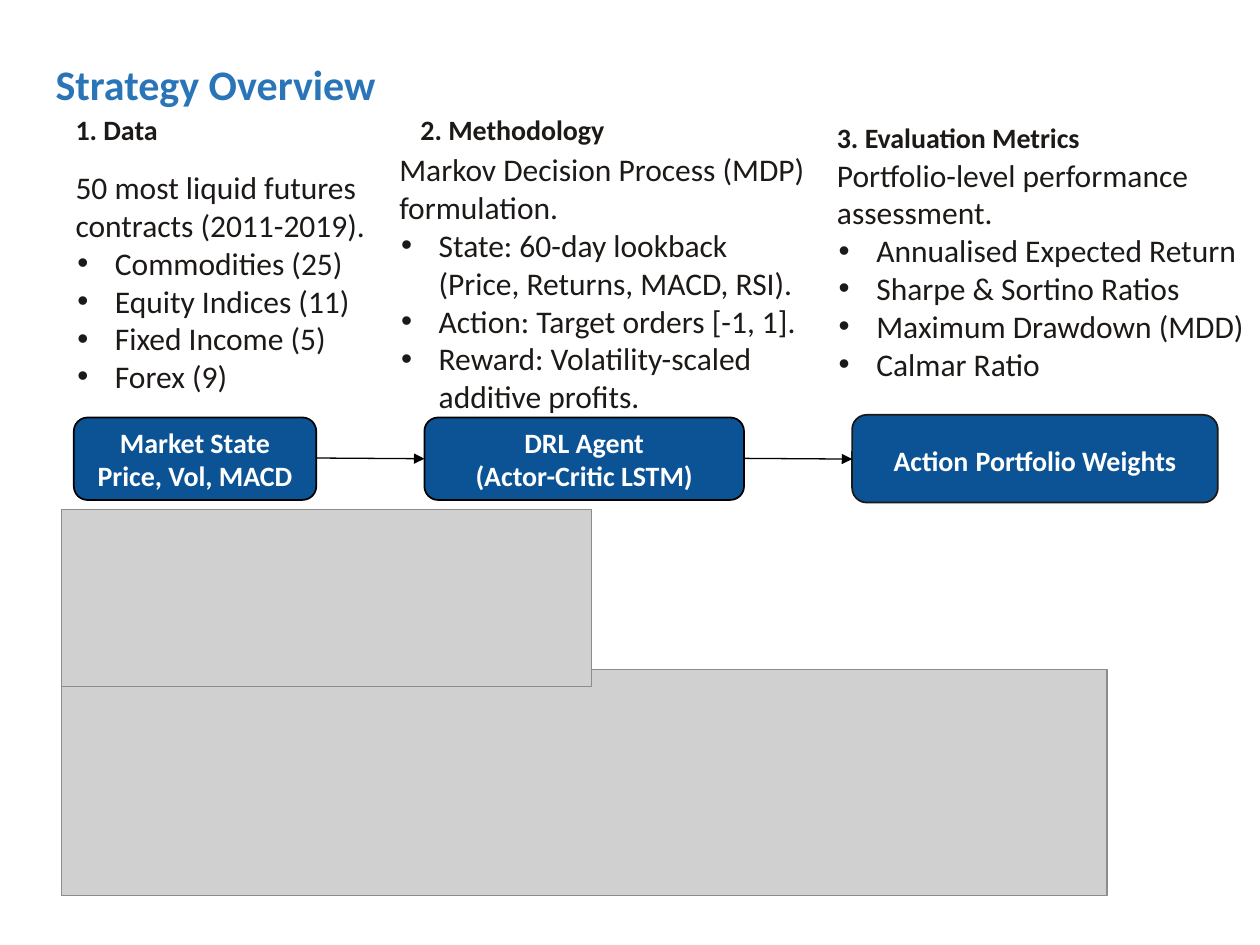
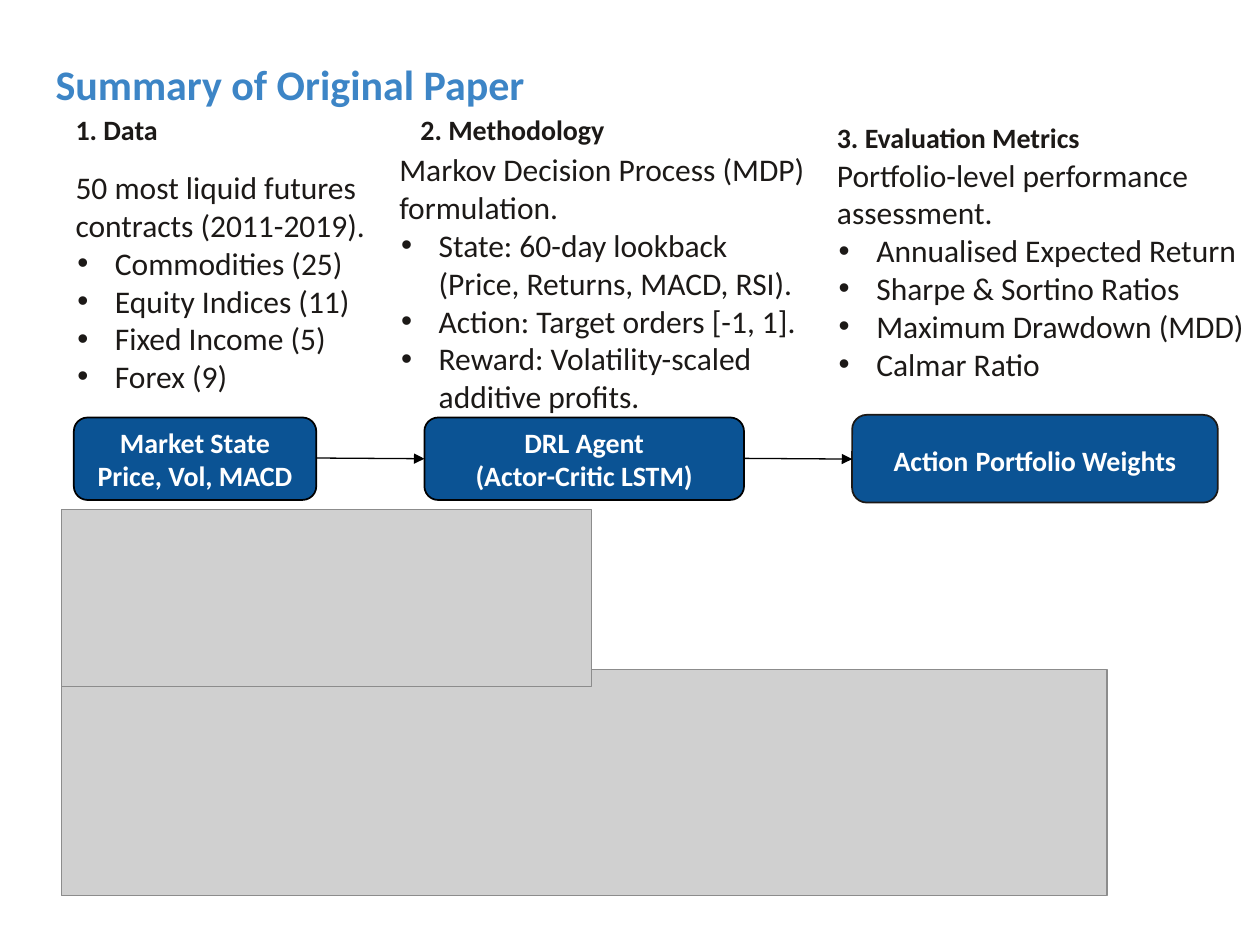
Before and after one commit to C-CU-2025-Fall/IEOR4733_Project, a slide deck: slide 3 of 伦钰婷做PPT要用的素材/DL presentation_v2.2.pptx (slide 4 before the commit). Drawn at 1260x945 pixels with LibreOffice and Linux fonts; fonts in the diff are those of the drawing; grey boxes stand for pictures. Boxes give left, top, right and bottom in pixels: in the first picture for what was removed or moved away, otherwise in the second. Text is boxed around its words. In the diff, an @@ line names an element or a change of style, - is before the commit and + after.

```diff
--- a/伦钰婷做PPT要用的素材/DL presentation_v2.2.pptx
+++ b/伦钰婷做PPT要用的素材/DL presentation_v2.2.pptx
@@ title at [56, 70, 525, 107]: text changed; text colour #2A75B8 to #3D85C6 @@
-Strategy Overview
+Summary of Original Paper
```
Also in this commit, not shown: 1 other slide changed, 1 slide removed, 6 other files.
